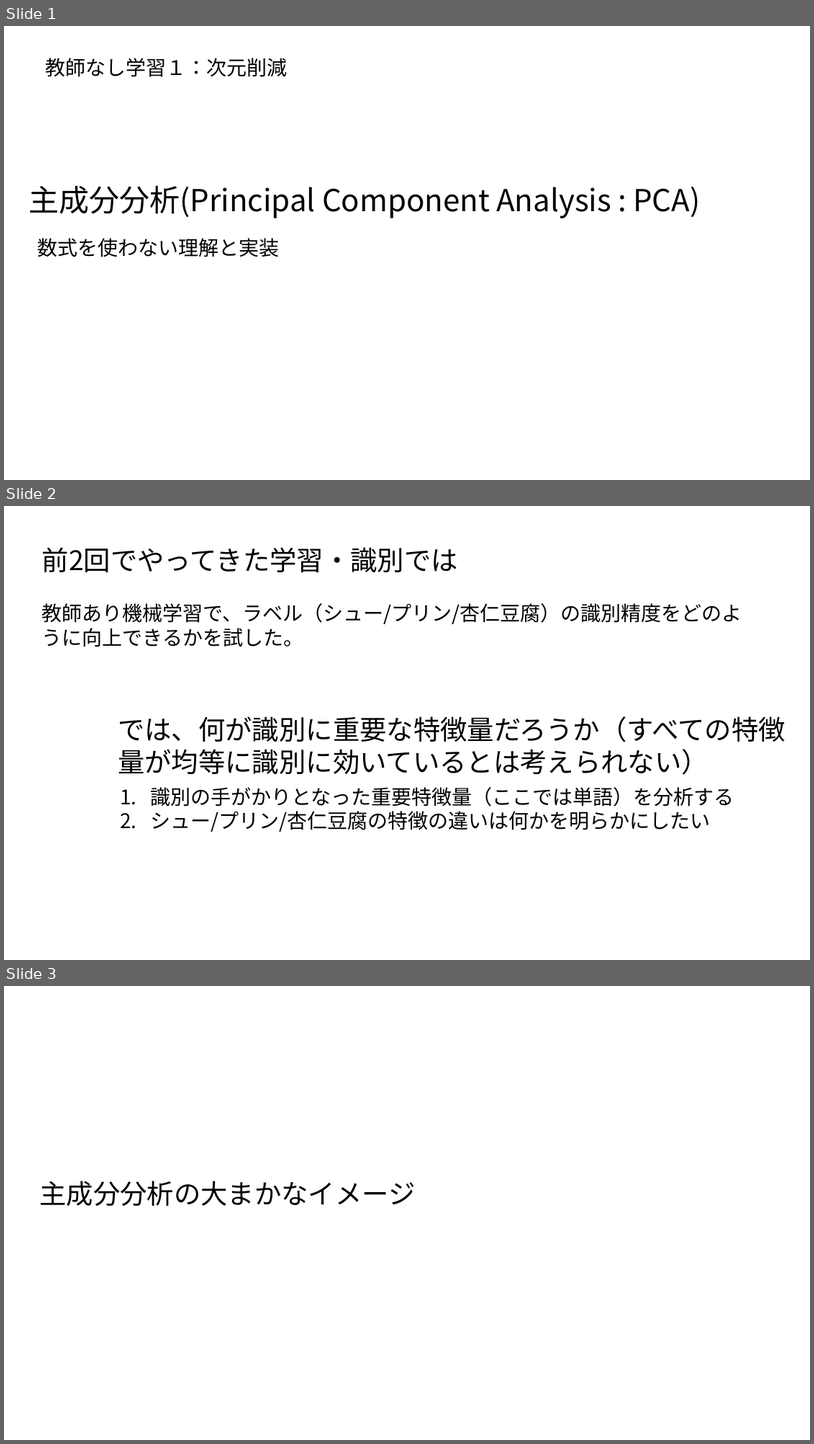
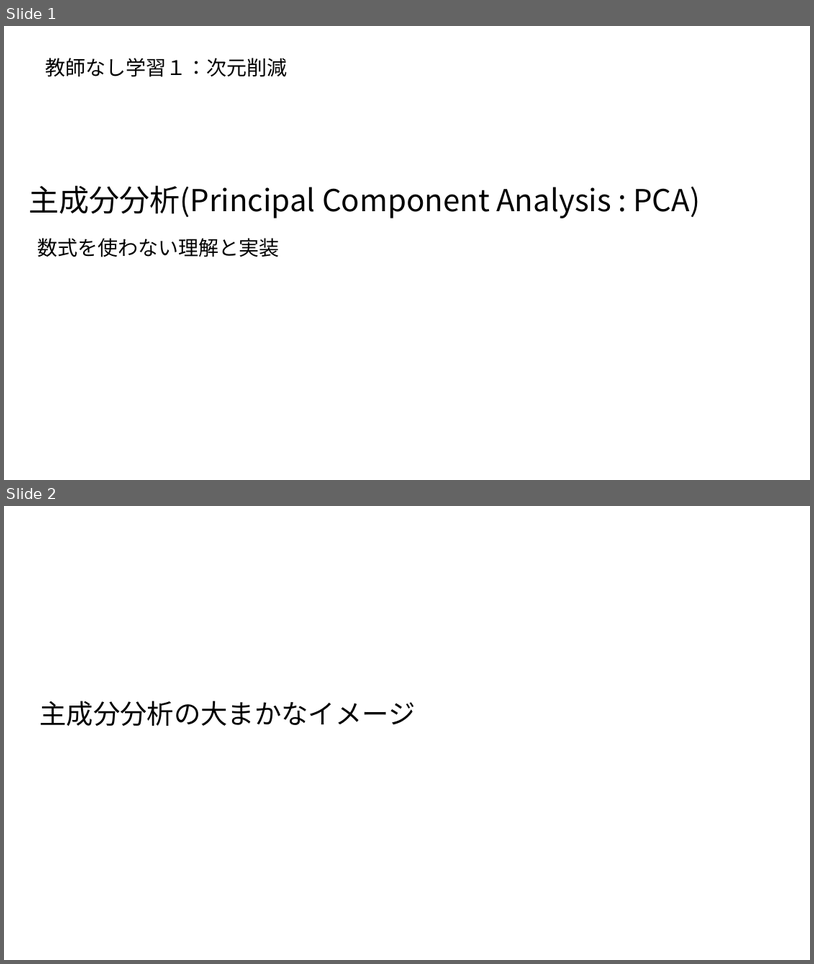
Before and after one commit to ueharaLab/NLP_7-PCA, a slide deck: NLP_6 PCA(BASICS)_ver2.pptx. Shown one above the other, each under a label of ours: slides 1, 2 and 3 before the commit, slides 1 and 2 after it. The pictures are 814x1444 and 814x964 pixels, drawn with LibreOffice and Linux fonts; fonts in the diff are those of the drawing. Boxes give left, top, right and bottom in pixels: in the first picture for what was removed or moved away, otherwise in the second. Text is boxed around its words. In the diff, an @@ line names an element or a change of style, - is before the commit and + after.

```diff
--- a/NLP_6 PCA(BASICS)_ver2.pptx
+++ b/NLP_6 PCA(BASICS)_ver2.pptx
@@ slide 2 removed at [4,506,810,960], background #FFFFFF @@
@@ text removed at [42,547,458,572] @@
-前2回でやってきた学習・識別では
@@ text removed at [42,603,743,647] @@
-教師あり機械学習で、ラベル（シュー/プリン/杏仁豆腐）の識別精度をどのように向上できるかを試した。
@@ text removed at [118,716,785,775] @@
-では、何が識別に重要な特徴量だろうか（すべての特徴量が均等に識別に効いているとは考えられない）
@@ text removed at [150,787,734,831] @@
-1. 識別の手がかりとなった重要特徴量（ここでは単語）を分析する
-2. シュー/プリン/杏仁豆腐の特徴の違いは何かを明らかにしたい
@@ what was slide 3 is now slide 2 @@
```
Also in this commit, not shown: 3 slides changed, 4 slides added.
